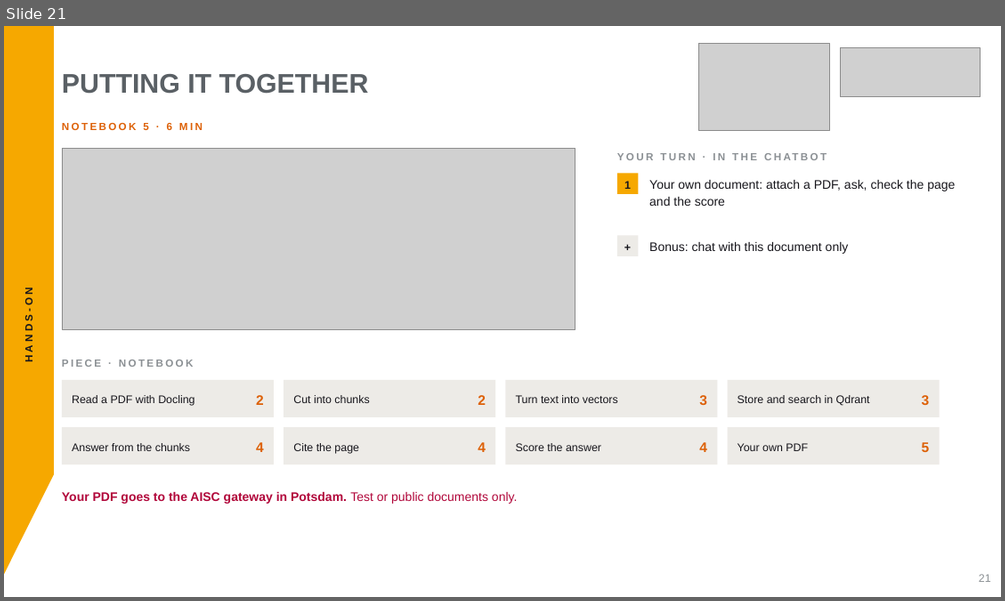
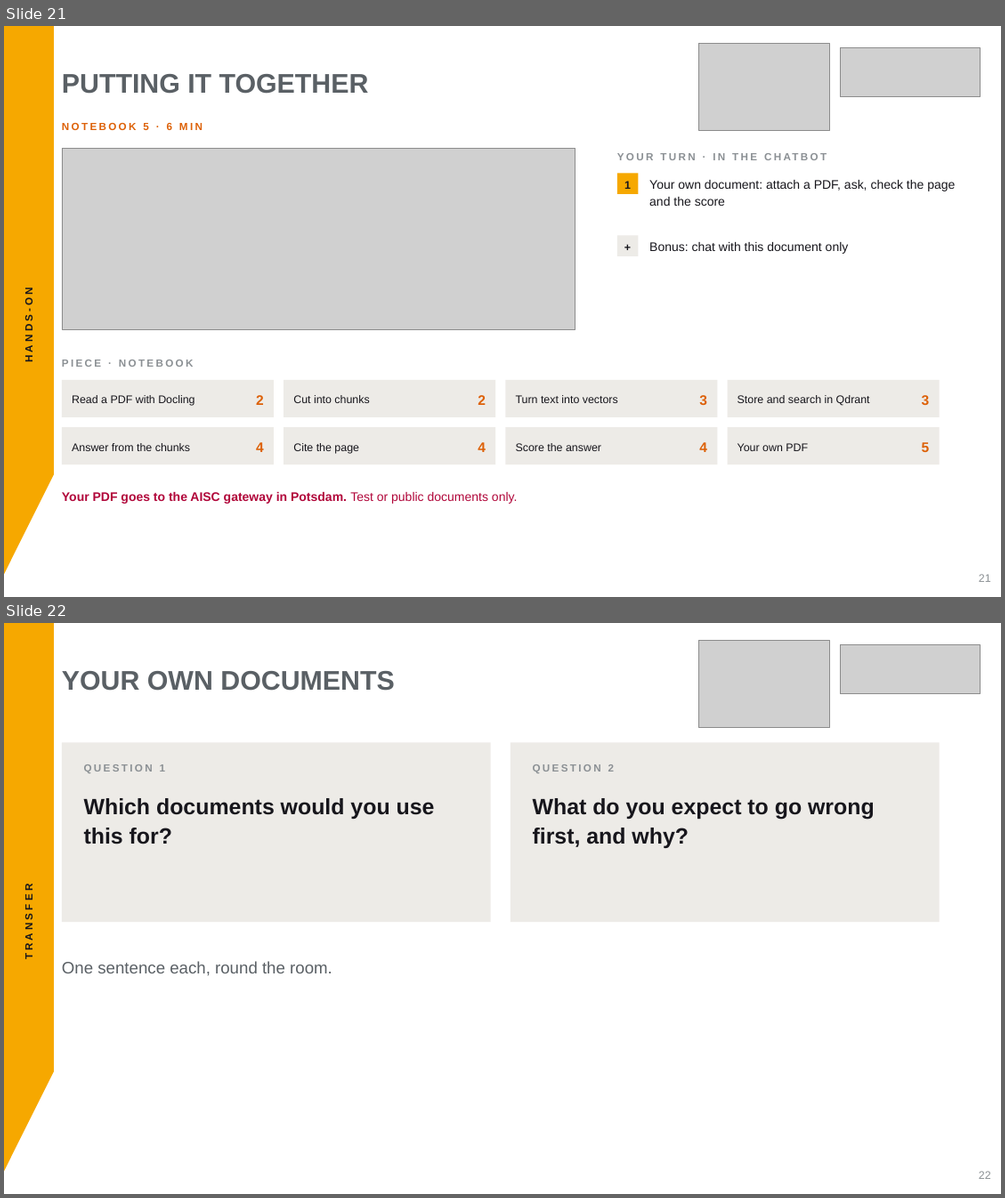
Before and after one commit to aihpi/workshop-rag-basics, a slide deck: workshop/slides/rag-workshop.pptx. Shown one above the other, each under a label of ours: slide 21 before the commit, slides 21 and 22 after it. The pictures are 1005x601 and 1005x1198 pixels, drawn with LibreOffice and Linux fonts; fonts in the diff are those of the drawing; grey boxes stand for pictures. Boxes give left, top, right and bottom in pixels: in the first picture for what was removed or moved away, otherwise in the second. Text is boxed around its words. In the diff, an @@ line names an element or a change of style, - is before the commit and + after.

```diff
--- a/workshop/slides/rag-workshop.pptx
+++ b/workshop/slides/rag-workshop.pptx
@@ slide 22 added at (4,623,1001,1194), background #FFFFFF @@
@@ freeform shape added at (4,623,54,1171), fill #F6A800 @@
@@ picture added at (699,641,829,728) @@
@@ picture added at (840,644,979,694) @@
@@ text added at (62,671,394,691), 39 pt, text #5A6065, bold @@
+YOUR OWN DOCUMENTS
@@ rectangle added at (62,742,491,922), fill #EDEBE7 @@
@@ rectangle added at (510,742,939,922), fill #EDEBE7 @@
@@ text added at (84,765,165,773), 15 pt, text #8B9094, bold @@
+QUESTION 1
@@ text added at (533,765,614,773), 15 pt, text #8B9094, bold @@
+QUESTION 2
@@ text added at (84,798,435,845), 32 pt, text #17161C, bold @@
+Which documents would you use this for?
@@ text added at (533,798,874,848), 32 pt, text #17161C, bold @@
+What do you expect to go wrong first, and why?
@@ text added at (23,894,34,959), 15 pt, text #17161C, bold @@
+TRANSFER
@@ text added at (62,961,332,976), 24 pt, text #5A6065 @@
+One sentence each, round the room.
@@ text added at (979,1171,991,1179), 16 pt, text #8B9094 @@
+22
```
Also in this commit, not shown: 9 slides changed, 4 other files.
